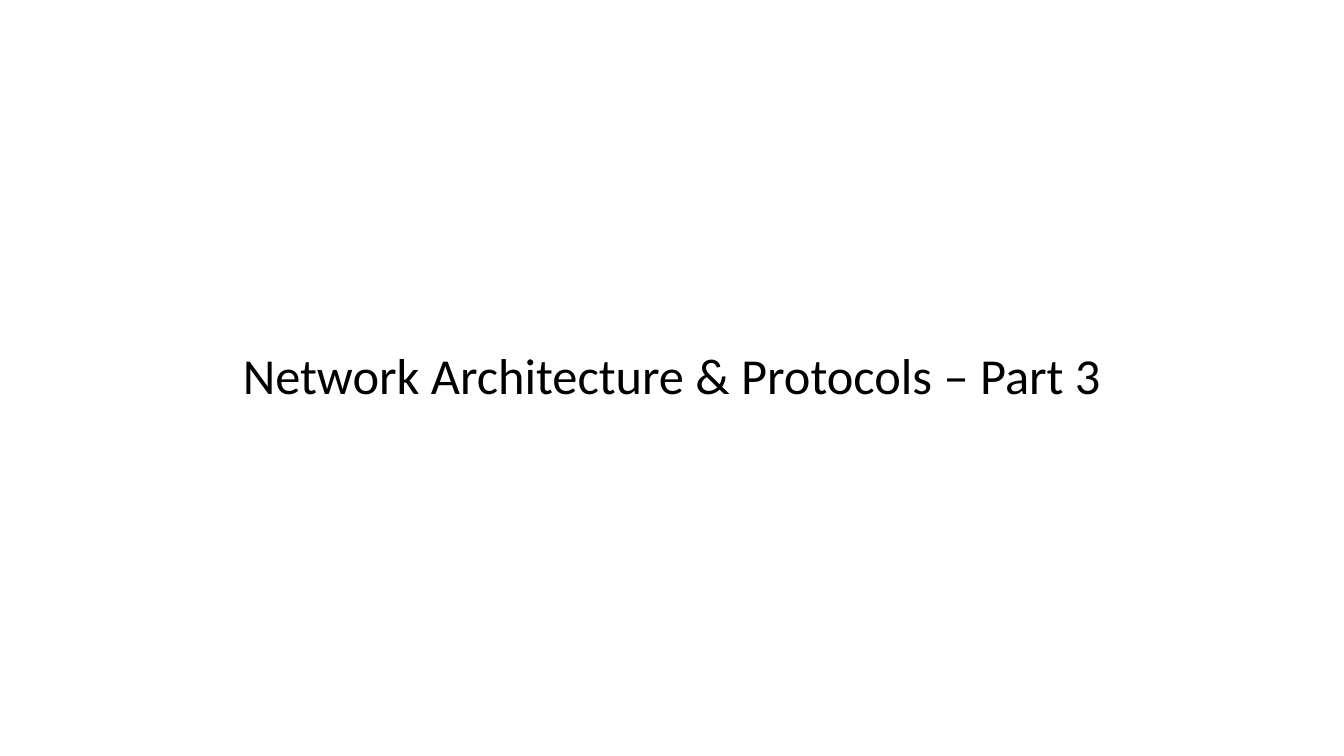
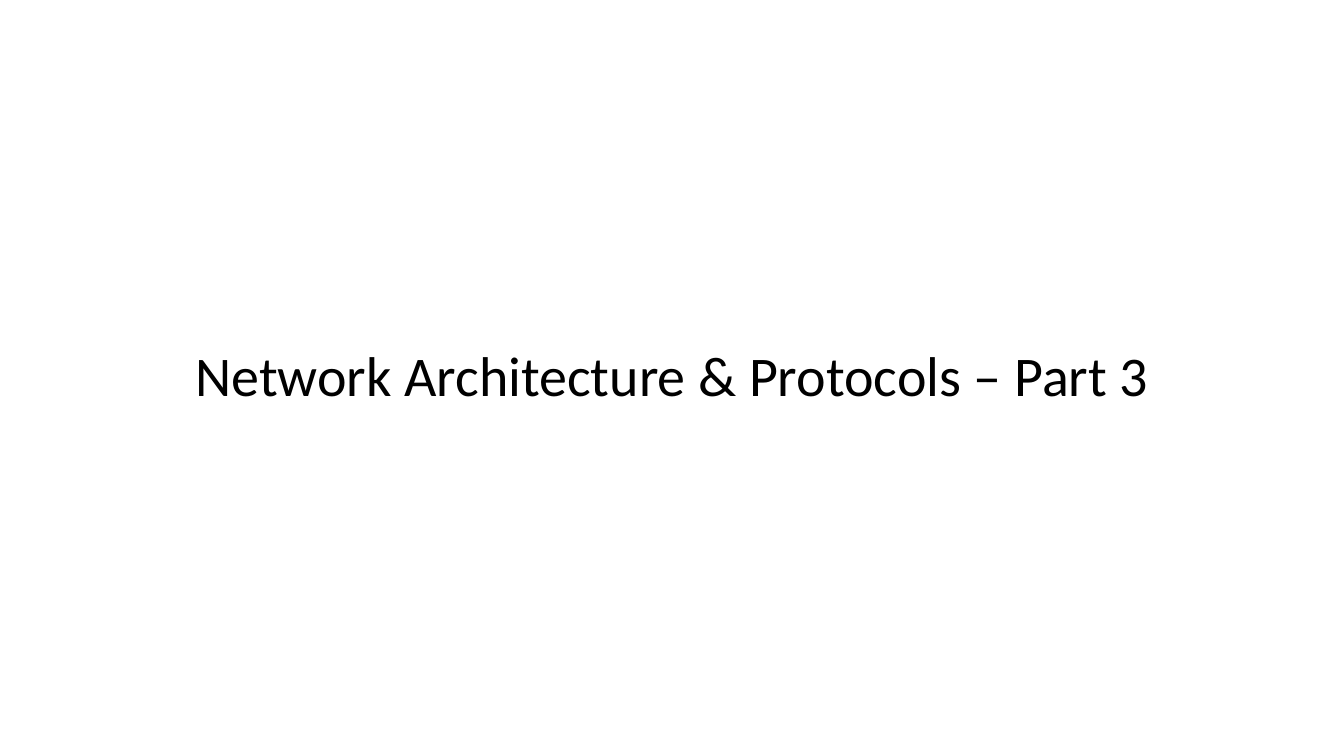
Before and after one commit to EricJPogue/CPSC-24500, a slide deck: slide 8 of lecture-slides/2020-02-27-oop.pptx (slide 4 before the commit). Drawn at 1344x756 pixels with LibreOffice and Linux fonts; fonts in the diff are those of the drawing. Boxes give left, top, right and bottom in pixels: in the first picture for what was removed or moved away, otherwise in the second. Text is boxed around its words. In the diff, an @@ line names an element or a change of style, - is before the commit and + after.

```diff
--- a/lecture-slides/2020-02-27-oop.pptx
+++ b/lecture-slides/2020-02-27-oop.pptx
@@ title "Network Architecture & Protocols – ..." at (x1=196, y1=357, x2=1148, y2=397): size 36 to 40 pt @@
```
Also in this commit, not shown: 4 other slides changed, 4 slides added, 1 other file.
